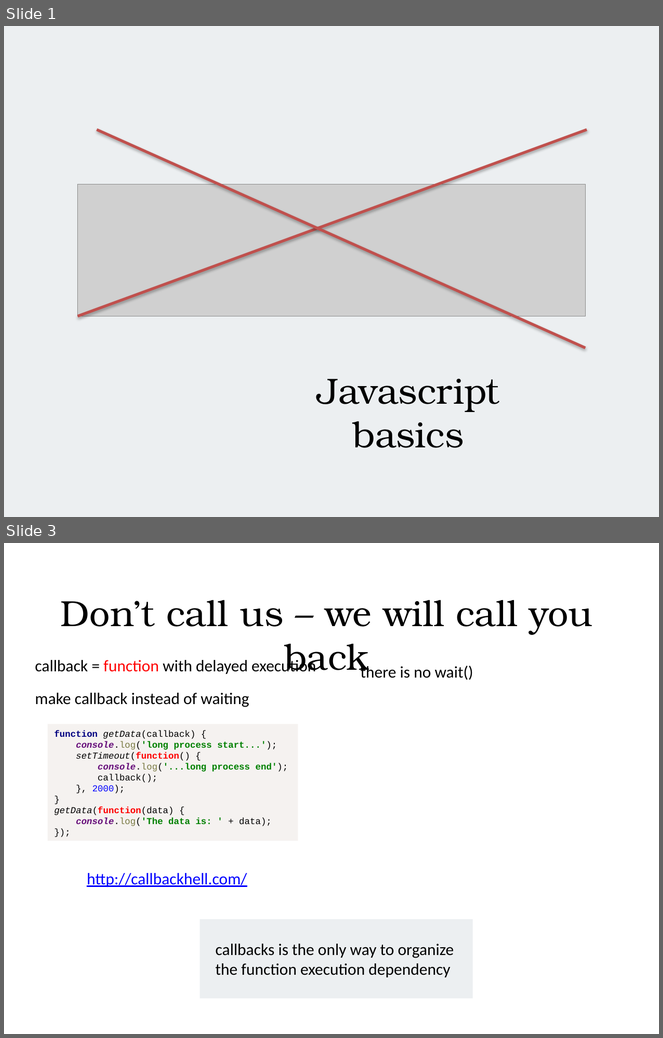
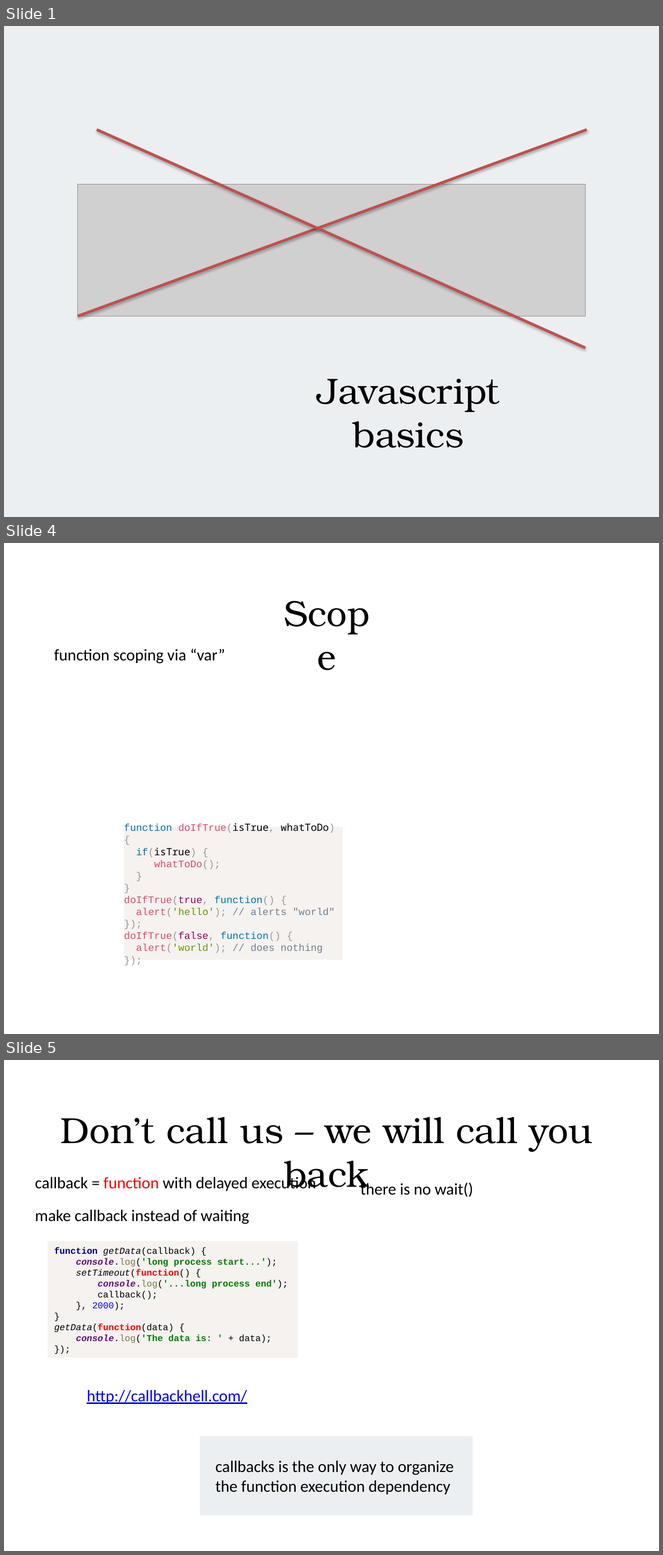
Before and after one commit to alexeymatveevp/angularjs-course, a slide deck: docs/00_jsbasics.pptx. Shown one above the other, each under a label of ours: slides 1 and 3 before the commit, slides 1, 4 and 5 after it; the slides between them are not shown. The pictures are 663x1038 and 663x1555 pixels, drawn with LibreOffice and Linux fonts; fonts in the diff are those of the drawing; grey boxes stand for pictures. Boxes give left, top, right and bottom in pixels: in the first picture for what was removed or moved away, otherwise in the second. Text is boxed around its words. In the diff, an @@ line names an element or a change of style, - is before the commit and + after.

```diff
--- a/docs/00_jsbasics.pptx
+++ b/docs/00_jsbasics.pptx
@@ slide 4 added at (x1=4, y1=543, x2=659, y2=1034), background #FFFFFF @@
@@ text added at (x1=269, y1=587, x2=385, y2=637), 40 pt, text #000000 @@
+Scope
@@ text added at (x1=54, y1=649, x2=226, y2=664), 18 pt, text #000000 @@
+function scoping via “var”
@@ rectangle added at (x1=124, y1=827, x2=343, y2=961), fill #F5F2F0, 11 pt, text #DD4A68 @@
+function doIfTrue(isTrue, whatToDo) {
+if(isTrue) {
+whatToDo();
+}
+}
+doIfTrue(true, function() {
+alert('hello'); // alerts "world"
+});
+doIfTrue(false, function() {
+alert('world'); // does nothing
+});
@@ what was slide 3 is now slide 5 @@
```
Also in this commit, not shown: 2 slides changed, 2 other slides added, 1 other file.
